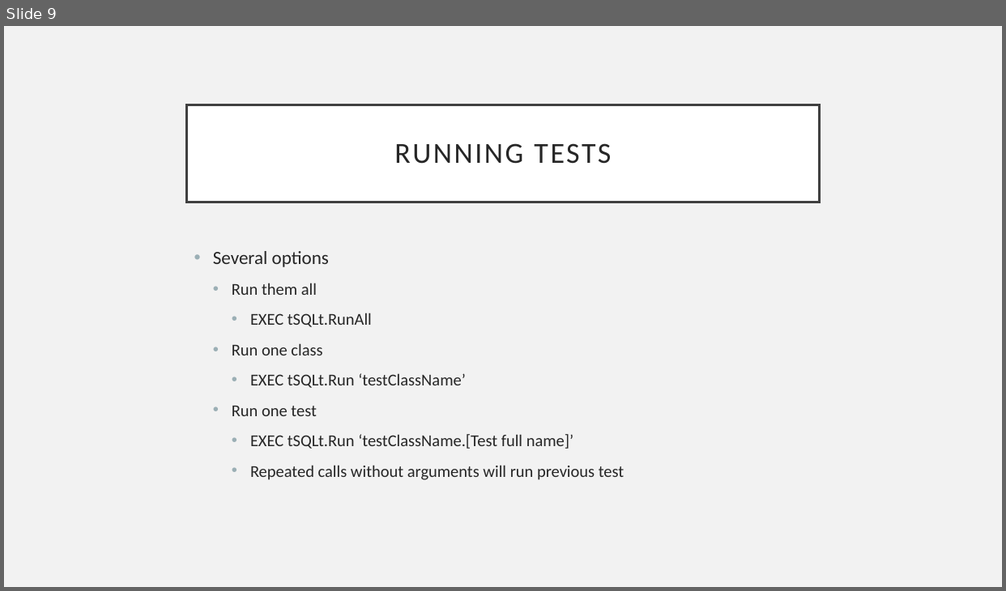
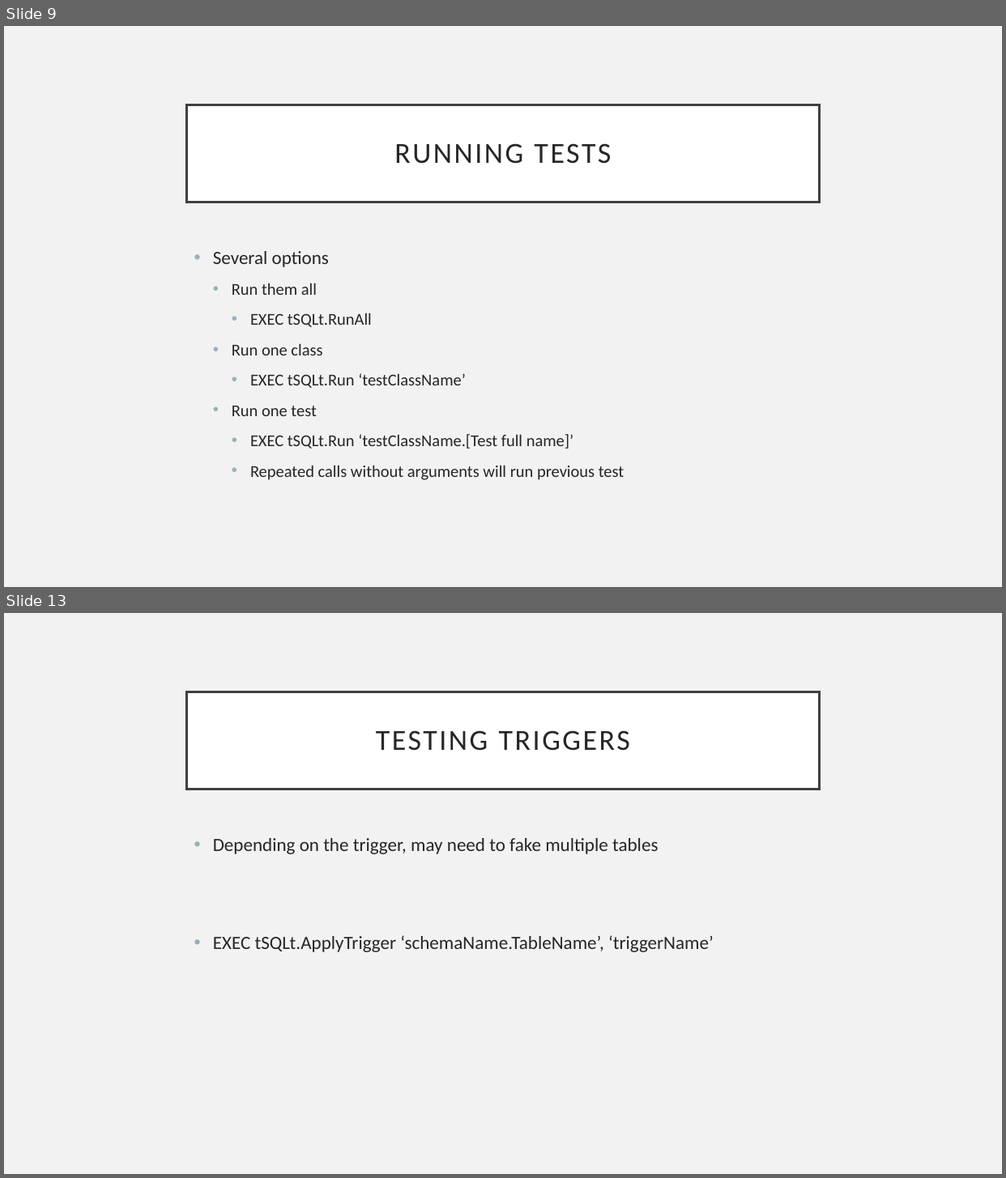
Before and after one commit to AndrewADev/intro-tsqlt-talk, a slide deck: tSQLt-Talk.pptx. Shown one above the other, each under a label of ours: slide 9 before the commit, slides 9 and 13 after it; the slides between them are not shown. The pictures are 1006x591 and 1006x1178 pixels, drawn with LibreOffice and Linux fonts; fonts in the diff are those of the drawing. Boxes give left, top, right and bottom in pixels: in the first picture for what was removed or moved away, otherwise in the second. Text is boxed around its words. In the diff, an @@ line names an element or a change of style, - is before the commit and + after.

```diff
--- a/tSQLt-Talk.pptx
+++ b/tSQLt-Talk.pptx
@@ slide 13 added at [4,613,1002,1174], background #F2F2F2 @@
@@ title added at [187,692,819,789], fill #FFFFFF, outline #404040 2.5 pt, 28 pt, text #262626 @@
+TESTING TRIGGERS
@@ text added at [213,838,714,952], 18 pt, text #262626 @@
+• Depending on the trigger, may need to fake multiple tables
+• EXEC tSQLt.ApplyTrigger ‘schemaName.TableName’, ‘triggerName’
```
Also in this commit, not shown: 2 slides changed, 6 other slides added, 5 other files.
